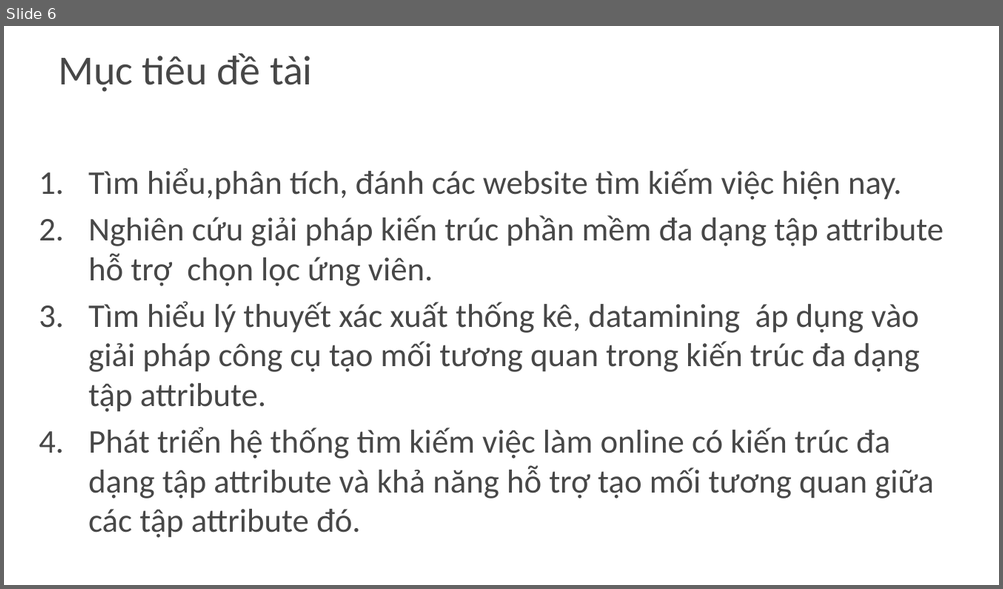
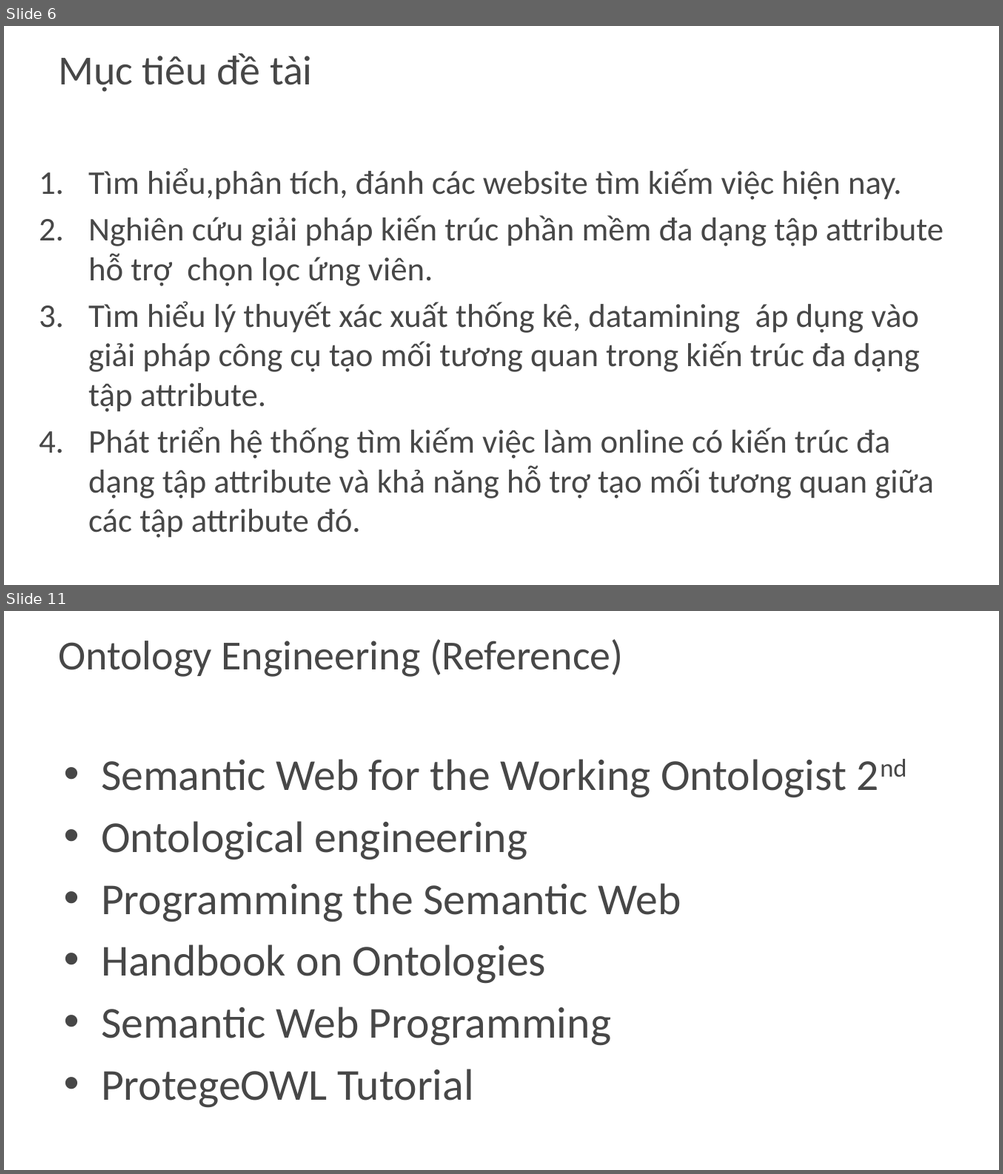
Before and after one commit to khanhduy94/jobzoom, a slide deck: Documents/JobZoom.pptx. Shown one above the other, each under a label of ours: slide 6 before the commit, slides 6 and 11 after it; the slides between them are not shown. The pictures are 1003x589 and 1003x1174 pixels, drawn with LibreOffice and Linux fonts; fonts in the diff are those of the drawing; background and template pictures are left out. Boxes give left, top, right and bottom in pixels: in the first picture for what was removed or moved away, otherwise in the second. Text is boxed around its words. In the diff, an @@ line names an element or a change of style, - is before the commit and + after.

```diff
--- a/Documents/JobZoom.pptx
+++ b/Documents/JobZoom.pptx
@@ slide 11 added at [4, 611, 999, 1170], background picture (left out) @@
@@ title added at [58, 639, 623, 677], 30 pt, text #474747 @@
+Ontology Engineering (Reference)
@@ text added at [101, 759, 846, 1108], 32 pt, text #474747 @@
+• Semantic Web for the Working Ontologist 2nd
+• Ontological engineering
+• Programming the Semantic Web
+• Handbook on Ontologies
+• Semantic Web Programming
+• ProtegeOWL Tutorial
```
Also in this commit, not shown: 1 slide changed, 5 other slides added, 1 slide removed.
